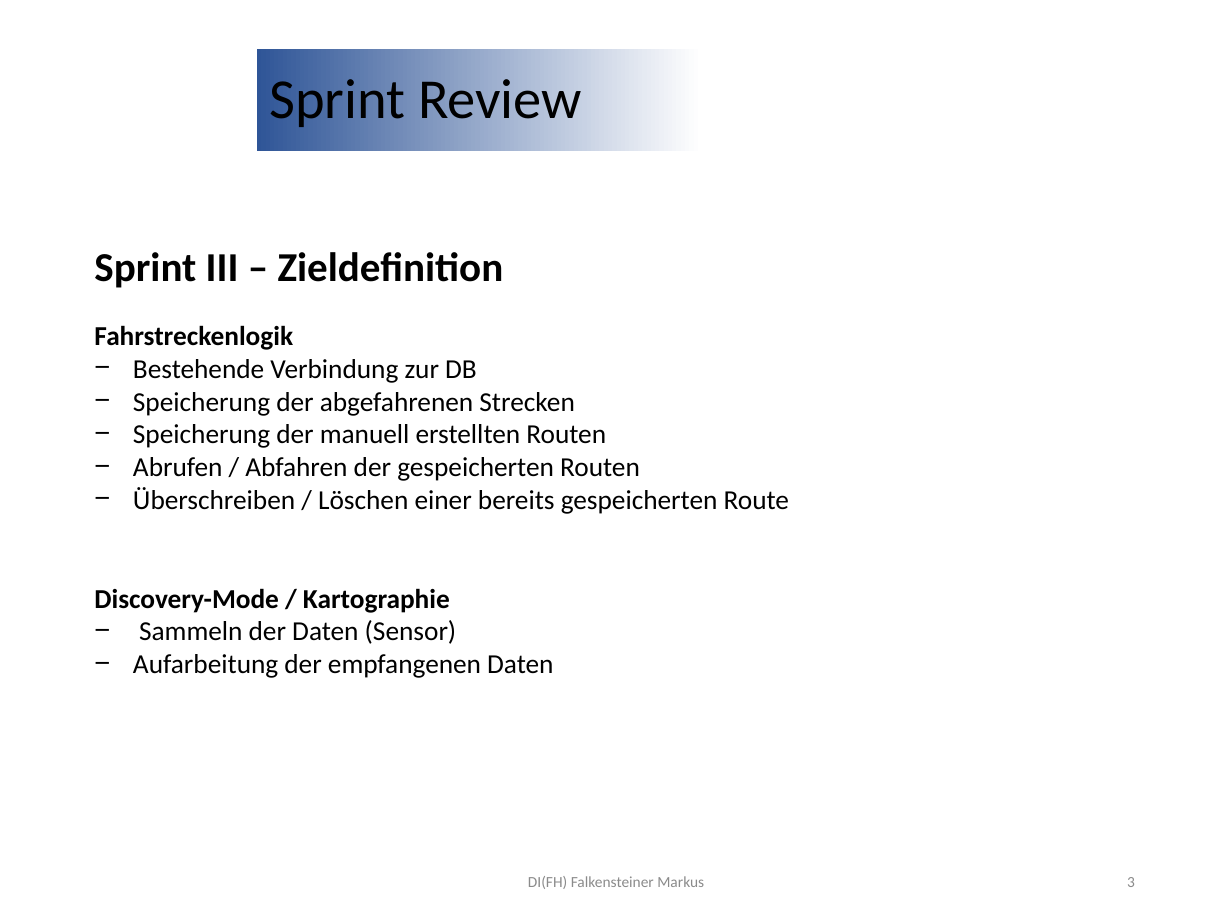
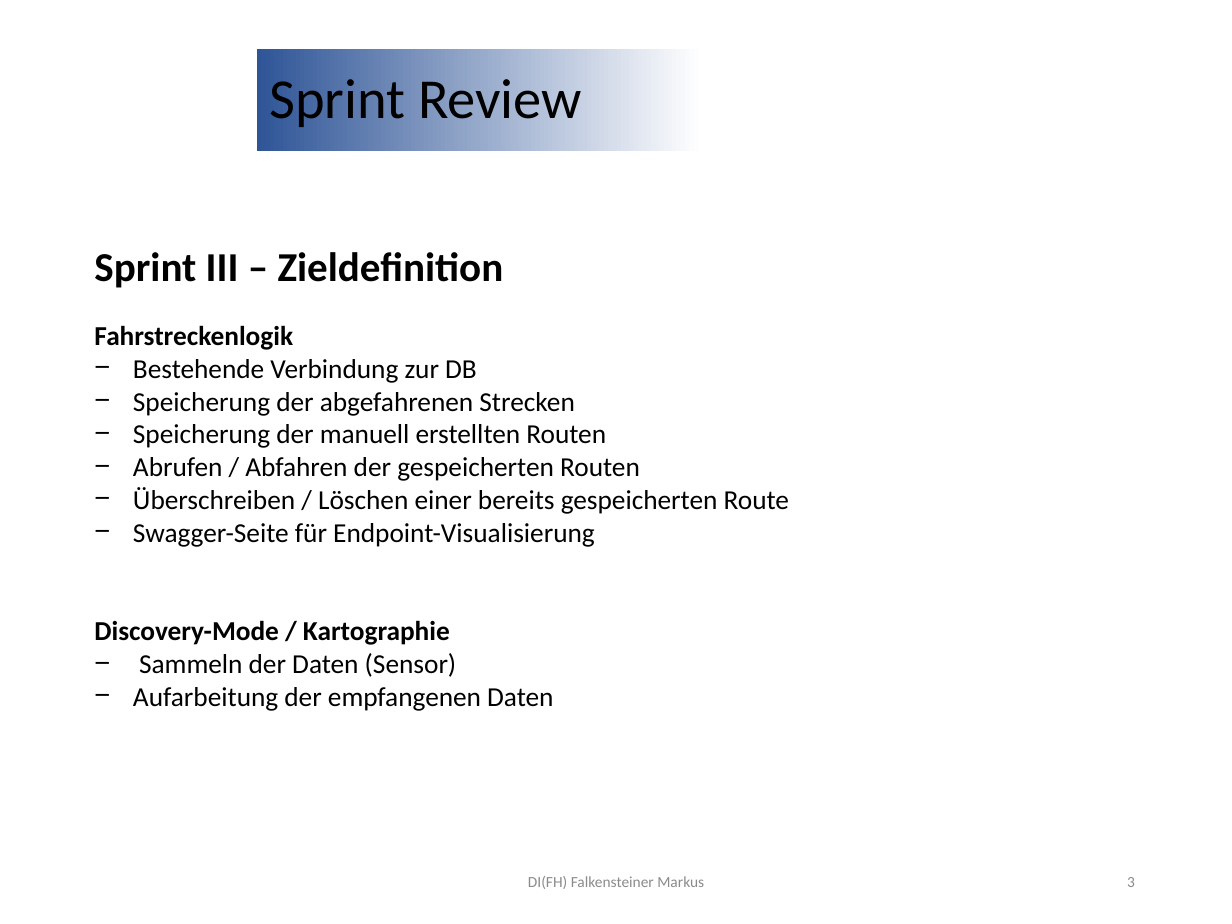
Before and after one commit to jonasaberger/SYP4_MBOT_G1, a slide deck: slide 3 of 02_Backend/!_Docs/INF4_SYP_Gruppe1_Sprint3_Review.pptx. Drawn at 1232x924 pixels with LibreOffice and Linux fonts; fonts in the diff are those of the drawing; background and template pictures are left out. Boxes give left, top, right and bottom in pixels: in the first picture for what was removed or moved away, otherwise in the second. Text is boxed around its words. In the diff, an @@ line names an element or a change of style, - is before the commit and + after.

Commit message:
Add Sprint 3 Review presentation for INF4 SYP Gruppe 1

```diff
--- a/02_Backend/!_Docs/INF4_SYP_Gruppe1_Sprint3_Review.pptx
+++ b/02_Backend/!_Docs/INF4_SYP_Gruppe1_Sprint3_Review.pptx
@@ text at (133, 523, 595, 547): paragraph added @@
+− Swagger-Seite für Endpoint-Visualisierung
```
Also in this commit, not shown: 1 other slide changed, 3 other files.
